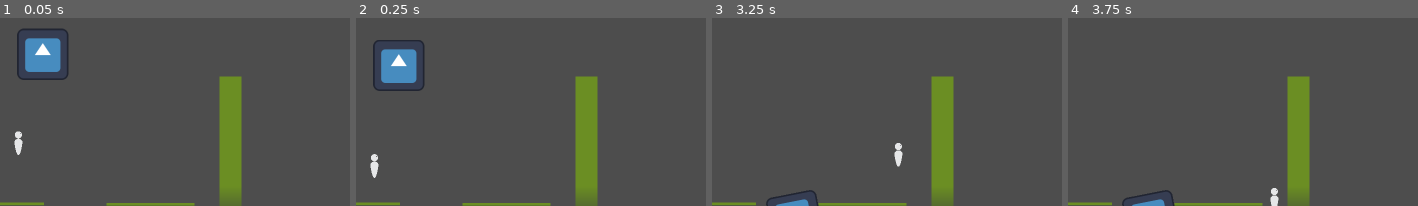
Above: before the commit, frames 1-4 (left to right).
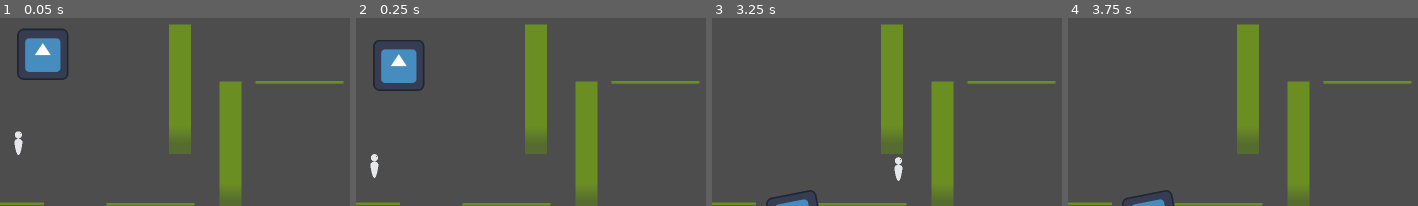
Above: after the commit, the same moments.

Repository: NeonGamerBot-QK/counterspell-boston
Game: Godot game, scene res://Levels/Demo.tscn
The game is run twice, just before and just after one commit, with the same random seed, the same clock (stepped at 60 frames per second) and the same inputs. The engine's default icon, where the game draws it, is replaced by a stand-in: a white triangle on a blue panel in a dark square.
Inputs:
- Up to frame 1 (0.05 s): no input
- Up to frame 2 (0.25 s): no input
- Up to frame 3 (3.25 s): hold D (right) 0.53-2.03 s; tap Space (jump) at 0.6, 0.77, 1.07, 1.52, 1.55, 1.82, 2.1, 3.02, 3.05 s; tap Shift (dash) at 1.35, 2.85 s; hold A (left) 2.03-2.78 s; hold D (right) from 2.78 s (still down)
- Up to frame 4 (3.75 s): keep holding D (right); tap Space (jump) at 3.32, 3.6 s; tap Enter at 3.5 s

The runs differ from the first frame. In frame 1, 5.0% of the frame differs, in the area x 48-99%, y 3-73%; in frame 2, 5.0%; in frame 3, 5.2%, in the area x 48-99%, y 3-87%; in frame 4, 5.1%.

Commit message:
Fixing some stuff

Diff:
--- a/Levels/Demo.tscn
+++ b/Levels/Demo.tscn
@@ -57,16 +57,42 @@
 scale = Vector2(2, 1)
 texture = ExtResource("3_e1cjm")
 
-[node name="Platform3" type="StaticBody2D" parent="."]
+[node name="Platform4" type="StaticBody2D" parent="."]
+position = Vector2(199, -104)
+metadata/_edit_group_ = true
+
+[node name="PlatformHitbox" type="CollisionShape2D" parent="Platform4"]
+scale = Vector2(2, 1)
+shape = SubResource("RectangleShape2D_3gbcj")
+
+[node name="PlatformSprite" type="Sprite2D" parent="Platform4"]
+scale = Vector2(2, 1)
+texture = ExtResource("3_e1cjm")
+
+[node name="Wall" type="StaticBody2D" parent="."]
 position = Vector2(26, 56)
 metadata/_edit_group_ = true
 
-[node name="PlatformHitbox" type="CollisionShape2D" parent="Platform3"]
+[node name="PlatformHitbox" type="CollisionShape2D" parent="Wall"]
 scale = Vector2(0.5, 50)
 shape = SubResource("RectangleShape2D_3gbcj")
 
-[node name="PlatformSprite" type="Sprite2D" parent="Platform3"]
+[node name="PlatformSprite" type="Sprite2D" parent="Wall"]
+position = Vector2(0, -3.33786e-05)
+scale = Vector2(0.5, 46.2857)
+texture = ExtResource("3_e1cjm")
+
+[node name="Wall2" type="StaticBody2D" parent="."]
+position = Vector2(-100, -87)
+metadata/_edit_group_ = true
+
+[node name="PlatformHitbox" type="CollisionShape2D" parent="Wall2"]
 scale = Vector2(0.5, 50)
+shape = SubResource("RectangleShape2D_3gbcj")
+
+[node name="PlatformSprite" type="Sprite2D" parent="Wall2"]
+position = Vector2(0, -3.33786e-05)
+scale = Vector2(0.5, 46.2857)
 texture = ExtResource("3_e1cjm")
 
 [node name="Player" parent="." instance=ExtResource("4_a35y7")]
--- a/Player/player.gd
+++ b/Player/player.gd
@@ -10,6 +10,7 @@
 
 var dash_time_remaining = 0
 var is_touching_wall = false
+var has_wall_jumped = false
 
 func _physics_process(delta):
 	# Dash mechanic
@@ -40,6 +41,7 @@
 	# Adding in a jump just once if the character is on the floor
 	if Input.is_action_just_pressed("jump") and is_on_floor():
 		velocity.y = JUMPFORCE
+		has_wall_jumped = false
 
 	# Wall jump mechanic
 	if is_on_wall() and not is_on_floor():
@@ -47,12 +49,13 @@
 	else:
 		is_touching_wall = false
 
-	if Input.is_action_just_pressed("jump") and is_touching_wall:
+	if Input.is_action_just_pressed("jump") and is_touching_wall and not has_wall_jumped:
 		velocity.y = WALL_JUMP_FORCE
 		if Input.is_action_pressed("right"):
 			velocity.x = -WALL_JUMP_HORIZONTAL_SPEED
 		elif Input.is_action_pressed("left"):
 			velocity.x = WALL_JUMP_HORIZONTAL_SPEED
+		has_wall_jumped = true
 
 	# This adds gravity to our character if they are not standing on something
 	if not is_on_floor():
@@ -60,5 +63,5 @@
 	print($PlayerSprite.global_position.y)
 	if $PlayerSprite.global_position.y > 1070:
 		get_tree().quit()
-	#gets it moving correctly
+	# gets it moving correctly
 	move_and_slide()
